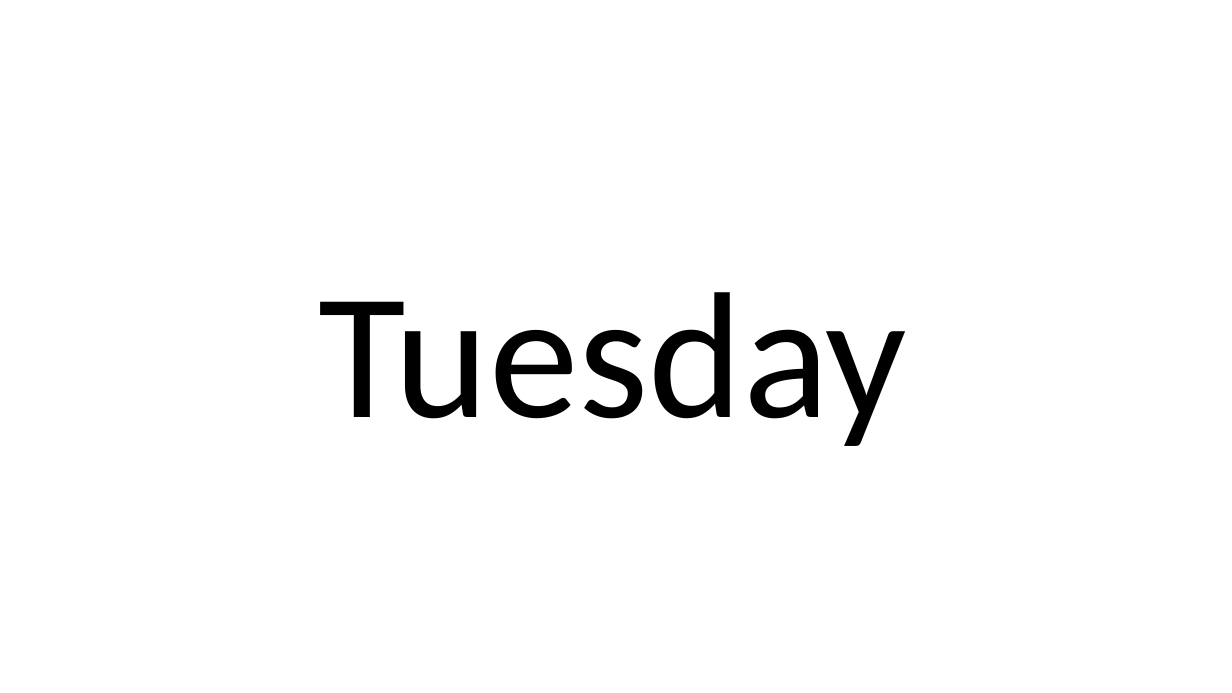
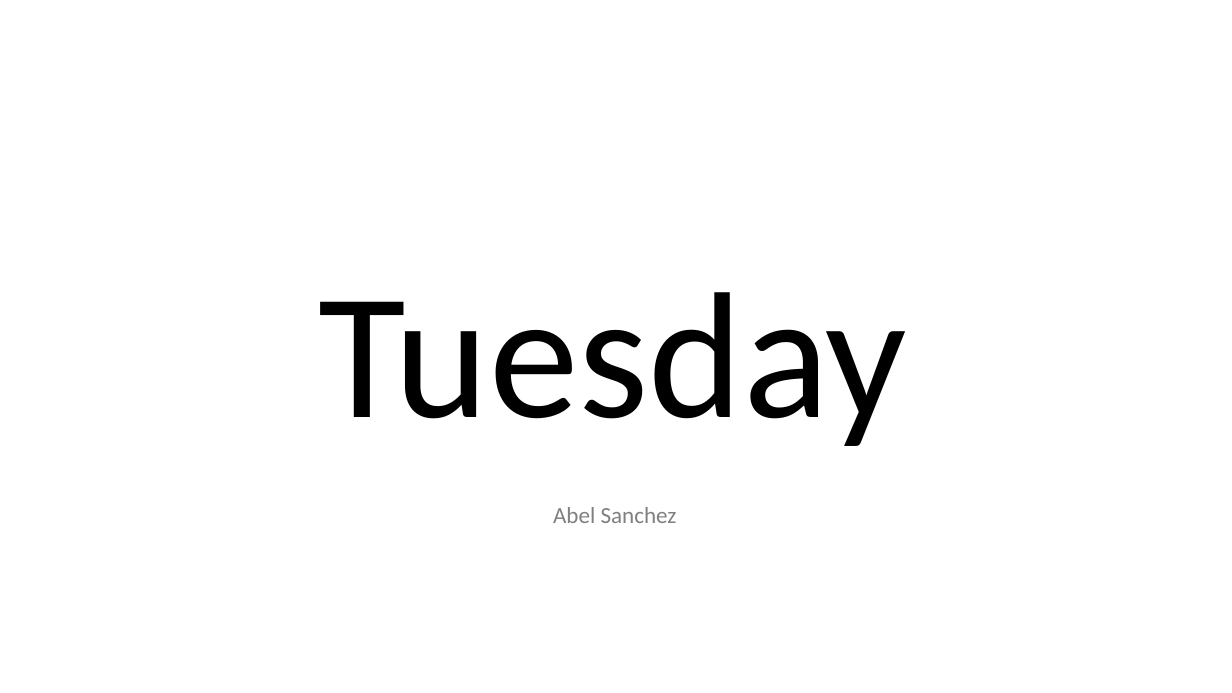
Before and after one commit to heaps/workshop, a slide deck: slide 1 of 02_tuesday/tuesday.pptx. Drawn at 1232x693 pixels with LibreOffice and Linux fonts; fonts in the diff are those of the drawing. Boxes give left, top, right and bottom in pixels: in the first picture for what was removed or moved away, otherwise in the second. Text is boxed around its words. In the diff, an @@ line names an element or a change of style, - is before the commit and + after.

```diff
--- a/02_tuesday/tuesday.pptx
+++ b/02_tuesday/tuesday.pptx
@@ text added at (553, 507, 677, 523), 18 pt, text #808080 @@
+Abel Sanchez
```
Also in this commit, not shown: 29 slides added, 16 other files.
